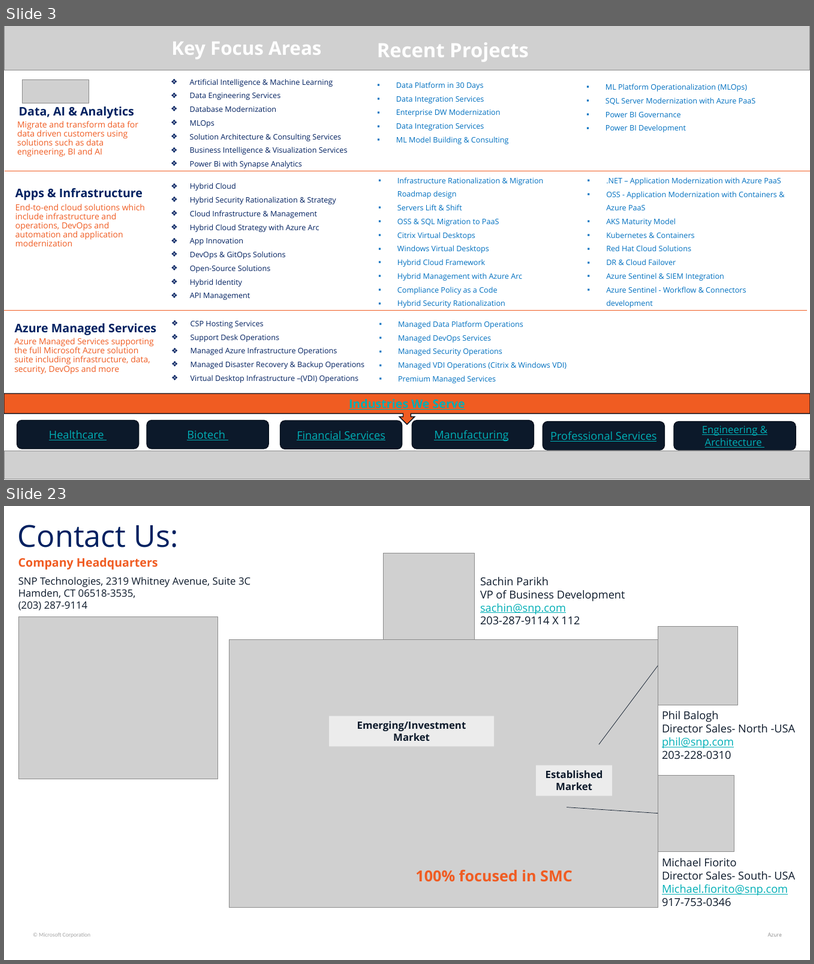
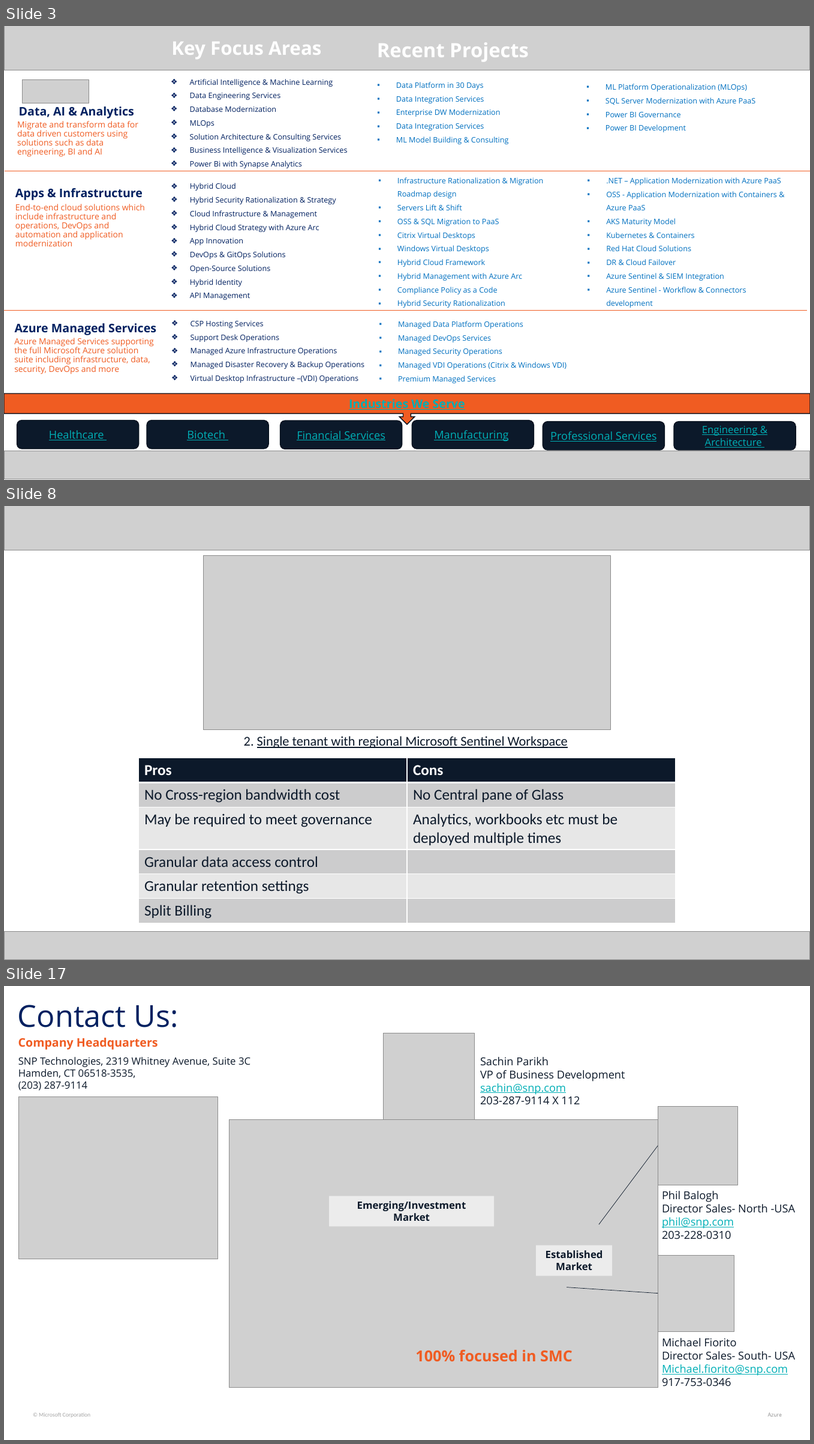
Before and after one commit to Dathasai1234/Personal-Notes, a slide deck: Archive/Presentations/Presentation-2/Virtual Network Gateways.pptx. Shown one above the other, each under a label of ours: slides 3 and 23 before the commit, slides 3, 8 and 17 after it; the slides between them are not shown. The pictures are 814x964 and 814x1444 pixels, drawn with LibreOffice and Linux fonts; fonts in the diff are those of the drawing; grey boxes stand for pictures. Boxes give left, top, right and bottom in pixels: in the first picture for what was removed or moved away, otherwise in the second. Text is boxed around its words. In the diff, an @@ line names an element or a change of style, - is before the commit and + after.

Commit message:
vault backup: Saturday, 22-06-2024, 10:44 pm
Affected files:
Archive/Presentations/Presentation-2/Virtual Network Gateways.pptx
Security/Sentinel/Logging to Sentinel.md
Security/Sentinel/Presentation - Sentinel Deployment.md
Security/Sentinel/Sentinel - Plural Sight.docx
Security/Sentinel/Sentinel.docx

```diff
--- a/Archive/Presentations/Presentation-2/Virtual Network Gateways.pptx
+++ b/Archive/Presentations/Presentation-2/Virtual Network Gateways.pptx
@@ slide 8 added at (4, 506, 810, 960), background #FFFFFF @@
@@ picture added at (4, 506, 810, 550) @@
@@ picture added at (204, 556, 611, 729) @@
@@ text added at (244, 736, 568, 748), 16 pt, text #0C192A, underline @@
+2. Single tenant with regional Microsoft Sentinel Workspace
@@ table added at (138, 757, 675, 923), 6 rows, 2 columns @@
+Pros | Cons
+No Cross-region bandwidth cost | No Central pane of Glass
+May be required to meet governance | Analytics, workbooks etc must be deployed multiple times
+Granular data access control | 
+Granular retention settings | 
+Split Billing | 
@@ picture added at (4, 931, 810, 960) @@
@@ what was slide 23 is now slide 17 @@
```
Also in this commit, not shown: 1 slide changed, 11 other slides added, 18 slides removed, 4 other files.
